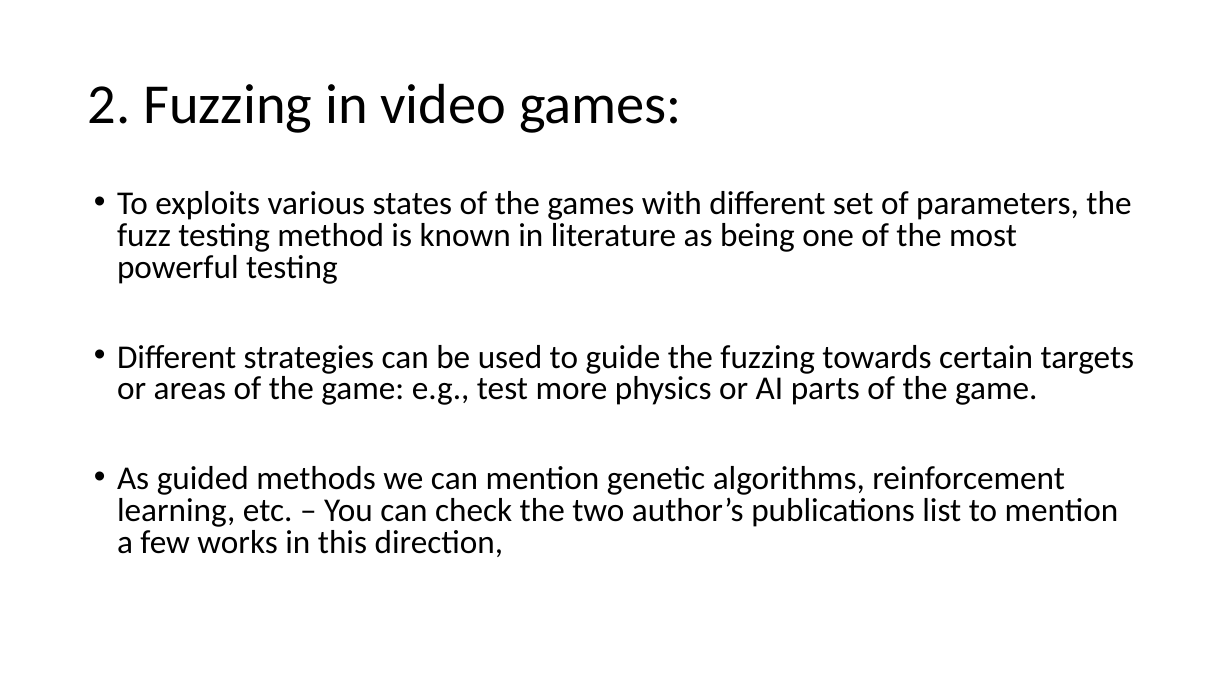
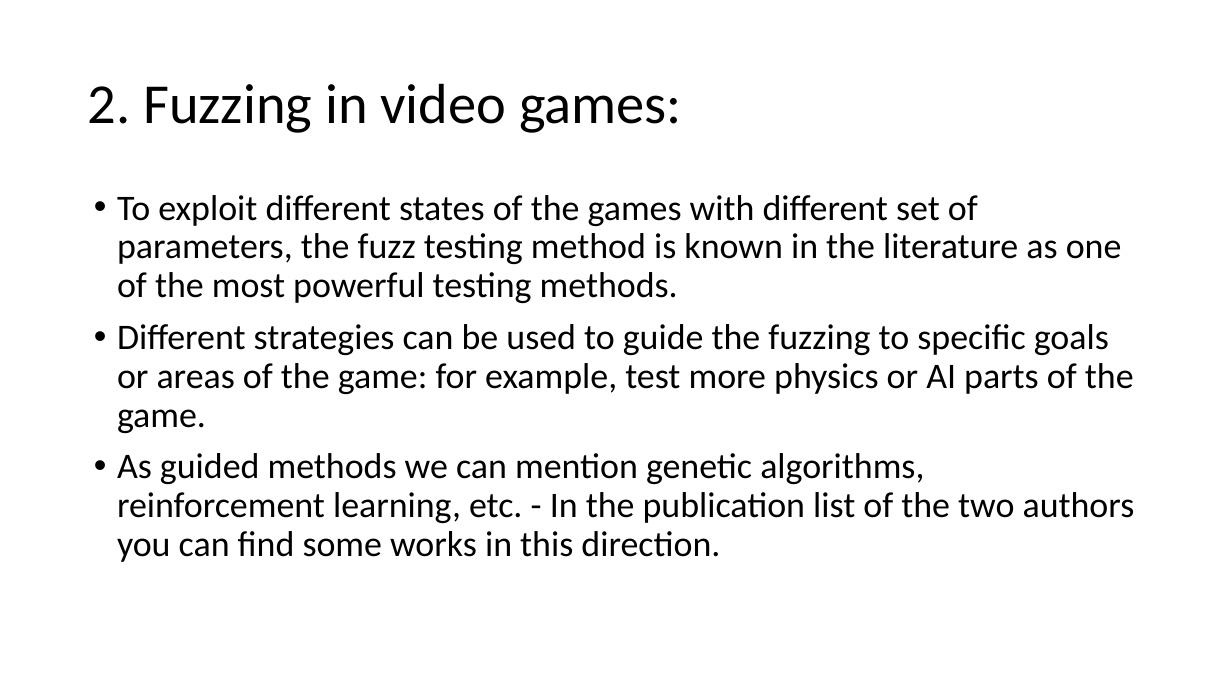
Before and after one commit to AGAPIA/BlueprintsTestingLibrary, a slide deck: slide 3 of Documentation/Presentation.pptx. Drawn at 1232x693 pixels with LibreOffice and Linux fonts; fonts in the diff are those of the drawing. Boxes give left, top, right and bottom in pixels: in the first picture for what was removed or moved away, otherwise in the second. Text is boxed around its words. In the diff, an @@ line names an element or a change of style, - is before the commit and + after.

```diff
--- a/Documentation/Presentation.pptx
+++ b/Documentation/Presentation.pptx
@@ text at [117, 195, 1135, 562]: text changed; size 25.9 to 28 pt @@
-• To exploits various states of the games with different set of parameters, the fuzz testing method is known in literature as being one of the most powerful testing
-• Different strategies can be used to guide the fuzzing towards certain targets or areas of the game: e.g., test more physics or AI parts of the game.
-• As guided methods we can mention genetic algorithms, reinforcement learning, etc. – You can check the two author’s publications list to mention a few works in this direction,
+• To exploit different states of the games with different set of parameters, the fuzz testing method is known in the literature as one of the most powerful testing methods.
+• Different strategies can be used to guide the fuzzing to specific goals or areas of the game: for example, test more physics or AI parts of the game.
+• As guided methods we can mention genetic algorithms, reinforcement learning, etc. - In the publication list of the two authors you can find some works in this direction.
```
Also in this commit, not shown: 9 other slides changed, 1 slide added.
